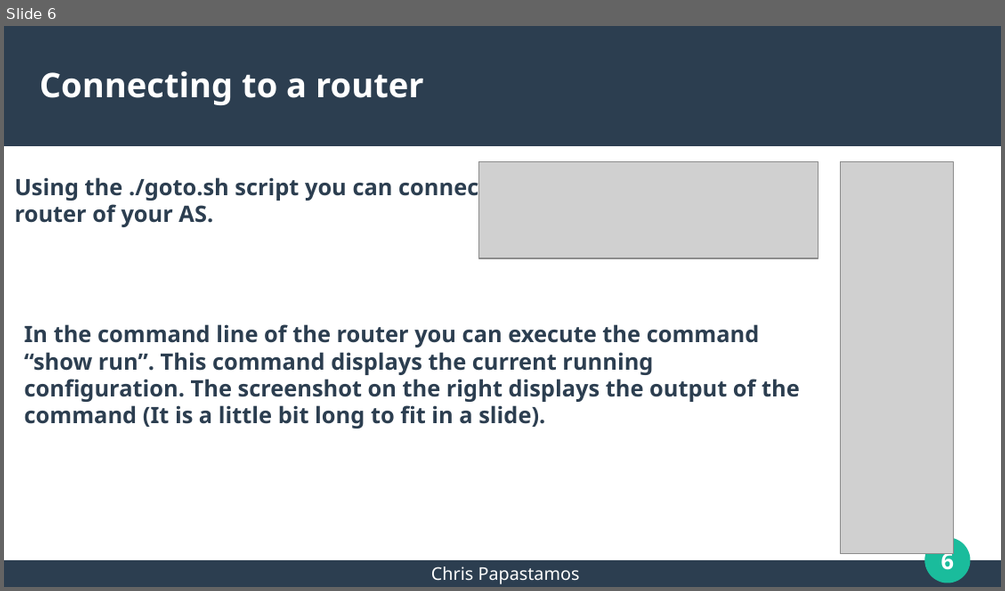
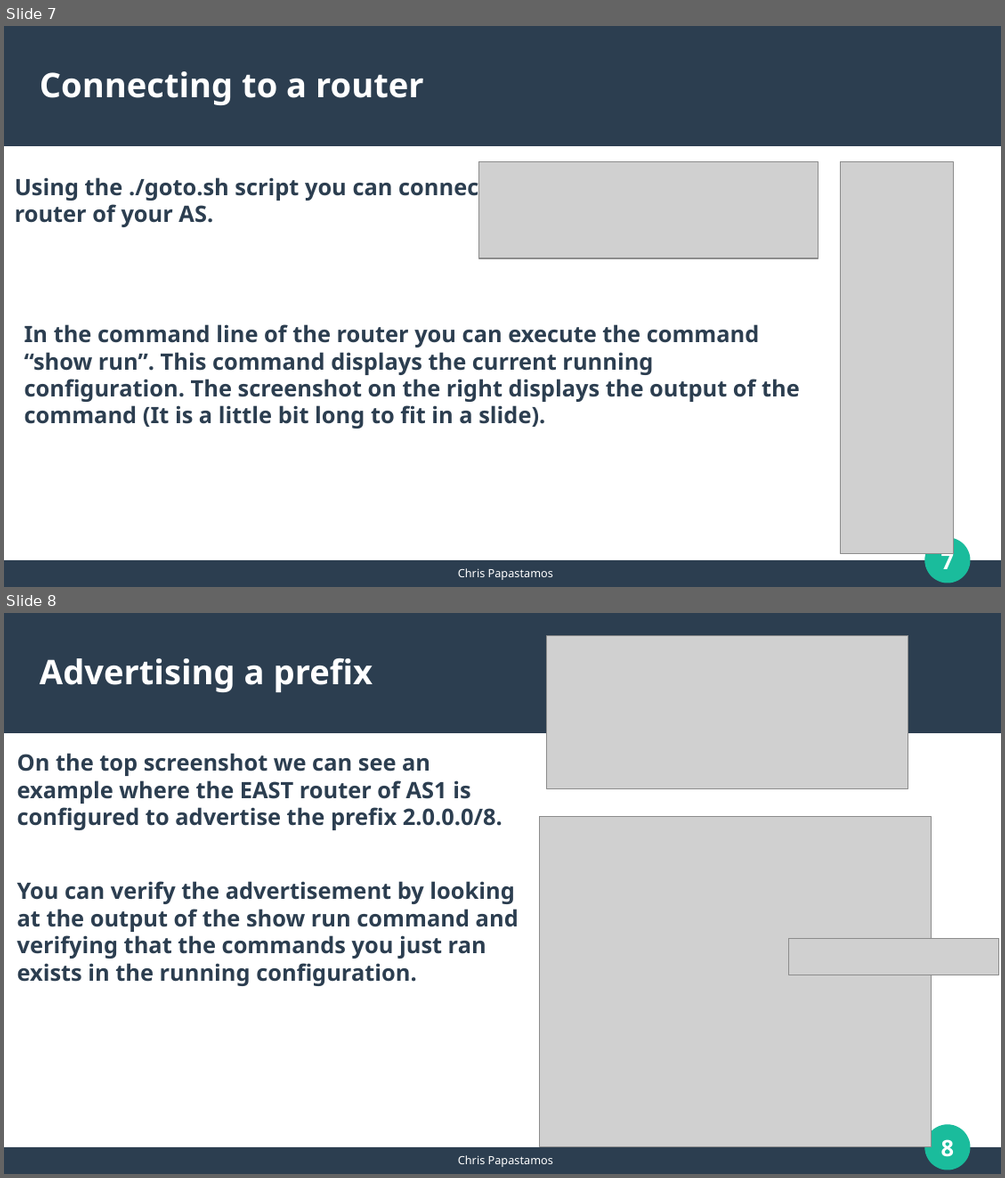
Before and after one commit to papastam/mini_internet_extention, a slide deck: HY436-Assignment4/session1/mini-internet_intro.odp. Shown one above the other, each under a label of ours: slide 6 before the commit, slides 7 and 8 after it. The pictures are 1005x591 and 1005x1178 pixels, drawn with LibreOffice and Linux fonts; fonts in the diff are those of the drawing; grey boxes stand for pictures. Boxes give left, top, right and bottom in pixels: in the first picture for what was removed or moved away, otherwise in the second. Text is boxed around its words. In the diff, an @@ line names an element or a change of style, - is before the commit and + after.

```diff
--- a/HY436-Assignment4/session1/mini-internet_intro.odp
+++ b/HY436-Assignment4/session1/mini-internet_intro.odp
@@ slide 8 added at [4,613,1001,1174], background #FFFFFF; not listed: 4 template elements that a slide beside it also shows @@
@@ picture added at [547,635,908,788] @@
@@ title added at [40,658,373,692], 27 pt, text #FFFFFF, bold @@
+Advertising a prefix
@@ text added at [17,753,518,986], 18 pt, text #2C3E50, bold @@
+On the top screenshot we can see an example where the EAST router of AS1 is configured to advertise the prefix 2.0.0.0/8.
+You can verify the advertisement by looking at the output of the show run command and verifying that the commands you just ran exists in the running configuration.
@@ picture added at [540,817,931,1148] @@
@@ picture added at [788,939,999,975] @@
@@ text added at [458,1155,553,1167], 9 pt, text #FFFFFF @@
+Chris Papastamos
@@ what was slide 6 is now slide 7 @@
@@ slide 7 changed as well @@
@@ page number at [941,548,955,569]: text changed @@
-6
+7
@@ text "Chris Papastamos" at [458,568,553,580]: size 14 to 9 pt @@
```
Also in this commit, not shown: 5 other slides changed, 5 other slides added, 2 slides removed, 1 other file.
